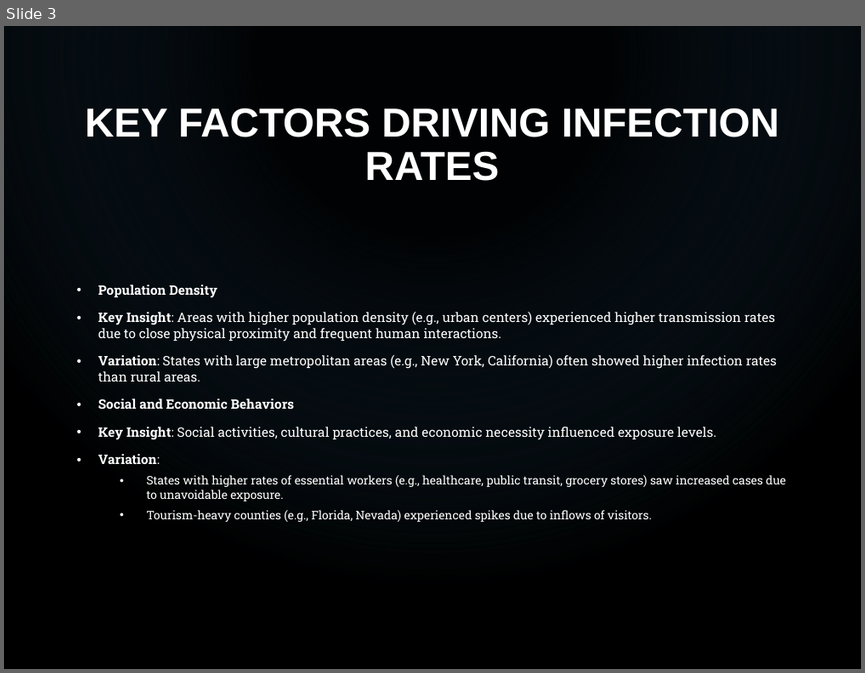
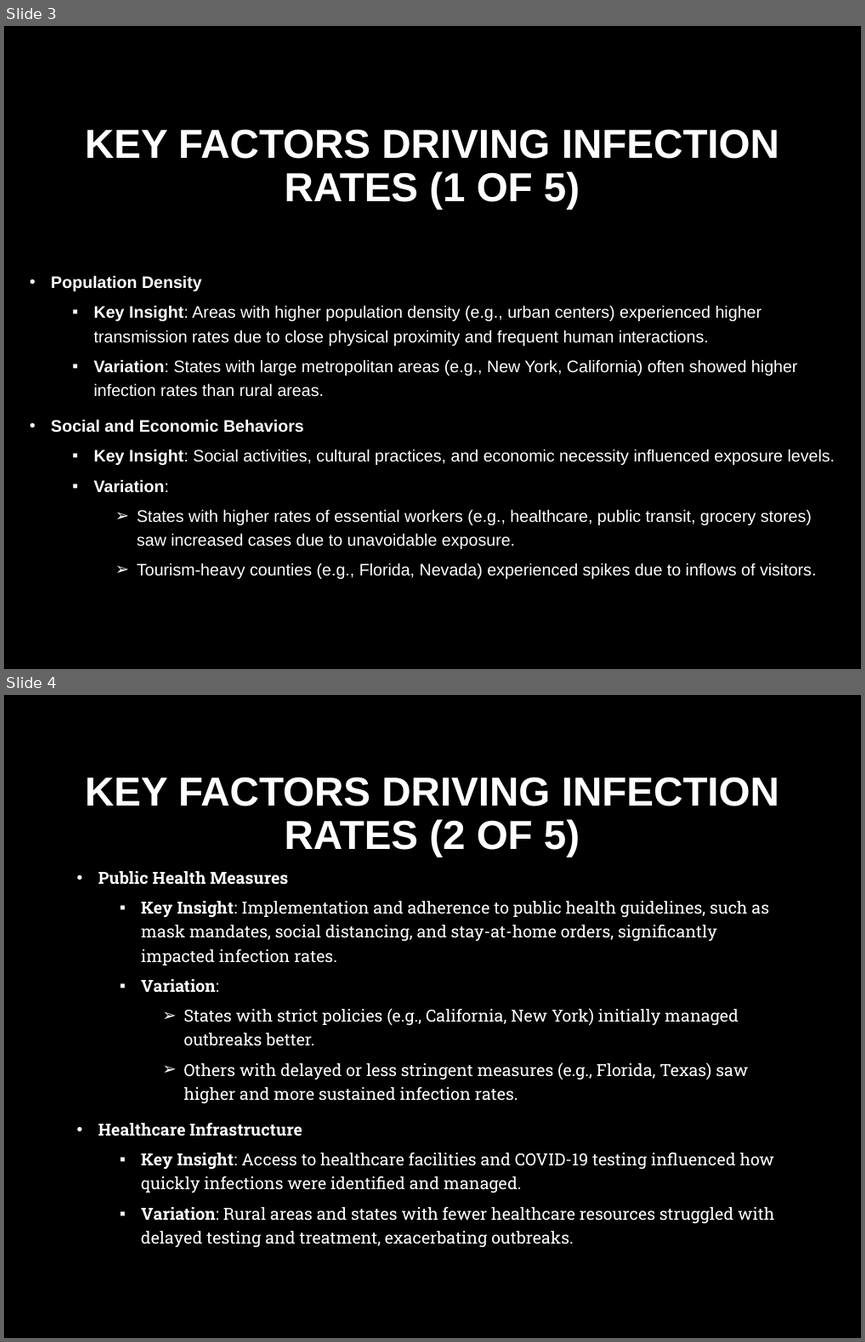
Before and after one commit to ryancmedina/project-one, a slide deck: Infection_Trends_COVID19_Presentation.pptx. Shown one above the other, each under a label of ours: slide 3 before the commit, slides 3 and 4 after it. The pictures are 865x673 and 865x1342 pixels, drawn with LibreOffice and Linux fonts; fonts in the diff are those of the drawing; background and template pictures are left out. Boxes give left, top, right and bottom in pixels: in the first picture for what was removed or moved away, otherwise in the second. Text is boxed around its words. In the diff, an @@ line names an element or a change of style, - is before the commit and + after.

```diff
--- a/Infection_Trends_COVID19_Presentation.pptx
+++ b/Infection_Trends_COVID19_Presentation.pptx
@@ slide 4 added at (4,695,861,1338), background picture (left out) @@
@@ title added at (85,777,779,857), 34 pt, text #FFFFFF, bold @@
+KEY FACTORS DRIVING INFECTION RATES (2 OF 5)
@@ text added at (98,871,774,1247), 14 pt, text #FFFFFF @@
+• Public Health Measures
+  ▪ Key Insight: Implementation and adherence to public health guidelines, such as mask mandates, social distancing, and stay-at-home orders, significantly impacted infection rates.
+  ▪ Variation:
+    ➢ States with strict policies (e.g., California, New York) initially managed outbreaks better.
+    ➢ Others with delayed or less stringent measures (e.g., Florida, Texas) saw higher and more sustained infection rates.
+• Healthcare Infrastructure
+  ▪ Key Insight: Access to healthcare facilities and COVID-19 testing influenced how quickly infections were identified and managed.
+  ▪ Variation: Rural areas and states with fewer healthcare resources struggled with delayed testing and treatment, exacerbating outbreaks.
@@ slide 3 changed as well @@
@@ rectangle removed at (4,26,861,669) @@
@@ title at (85,129,779,210): text changed @@
-KEY FACTORS DRIVING INFECTION RATES
+KEY FACTORS DRIVING INFECTION RATES (1 OF 5)
@@ text "Population Density": place and size @@
-text "Population Density" at (98,284,786,522)
+text "Population Density" at (51,275,835,578)
@@ text "Population Density" at (51,275,835,578): size 11 to 14 pt in "Population Density", "Key Insight: Areas with higher population density ...", "Variation: States with large metropolitan areas (e.g., ...", "Social and Economic Behaviors" and 2 more places; font Roboto Slab to Arial; size 9.9 to 14 pt in "States with higher rates of essential workers ...", "Tourism-heavy counties (e.g., Florida, Nevada) experienced s ..."; line spacing 1 to 1.2; bullet • to ▪; list level 1 to 2 in "Key Insight: Areas with higher ..."; list level 1 to 2 in "Variation: States with large metropolitan ..."; list level 1 to 2 in "Key Insight: Social activities, cultural ..."; list level 1 to 2 in "Variation:"; bullet • to ➢; list level 2 to 3 in "States with higher rates of ..."; list level 2 to 3 in "Tourism-heavy counties (e.g., Florida, Nevada) ..." @@
```
Also in this commit, not shown: 4 other slides changed, 15 other slides added, 2 slides removed.
